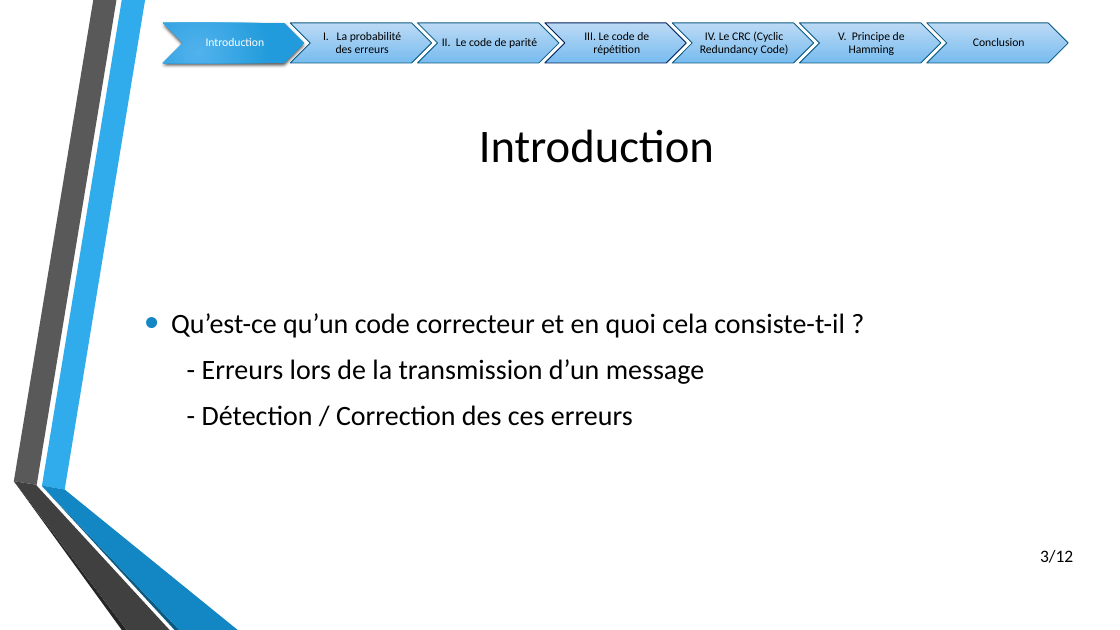
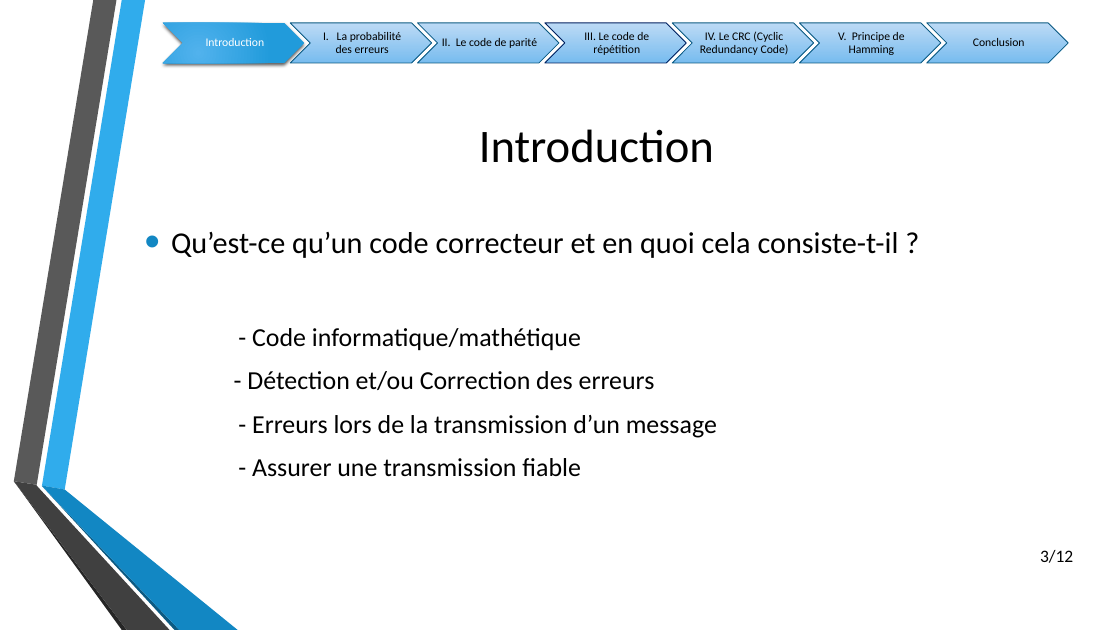
Before and after one commit to Guyoms/PTUT2016, a slide deck: slide 3 of SOUTENANCE/Modélisations Mathématiques.pptx. Drawn at 1120x630 pixels with LibreOffice and Linux fonts; fonts in the diff are those of the drawing; background and template pictures are left out. Boxes give left, top, right and bottom in pixels: in the first picture for what was removed or moved away, otherwise in the second. Text is boxed around its words. In the diff, an @@ line names an element or a change of style, - is before the commit and + after.

```diff
--- a/SOUTENANCE/Modélisations Mathématiques.pptx
+++ b/SOUTENANCE/Modélisations Mathématiques.pptx
@@ text at [171,232,899,438]: size 24 to 25.9 pt in "Qu’est-ce qu’un code correcteur et en quoi ..."; size 24 to 22.2 pt in "- Erreurs lors de la transmission d’un ..." @@
@@ text at [247,328,655,390]: paragraphs added @@
+- Code informatique/mathétique
+  - Détection et/ou Correction des erreurs
@@ text at [252,458,580,476]: text changed; size 24 to 22.2 pt @@
-- Détection / Correction des ces erreurs
+- Assurer une transmission fiable
```
Also in this commit, not shown: 2 other slides changed, 1 slide added.
